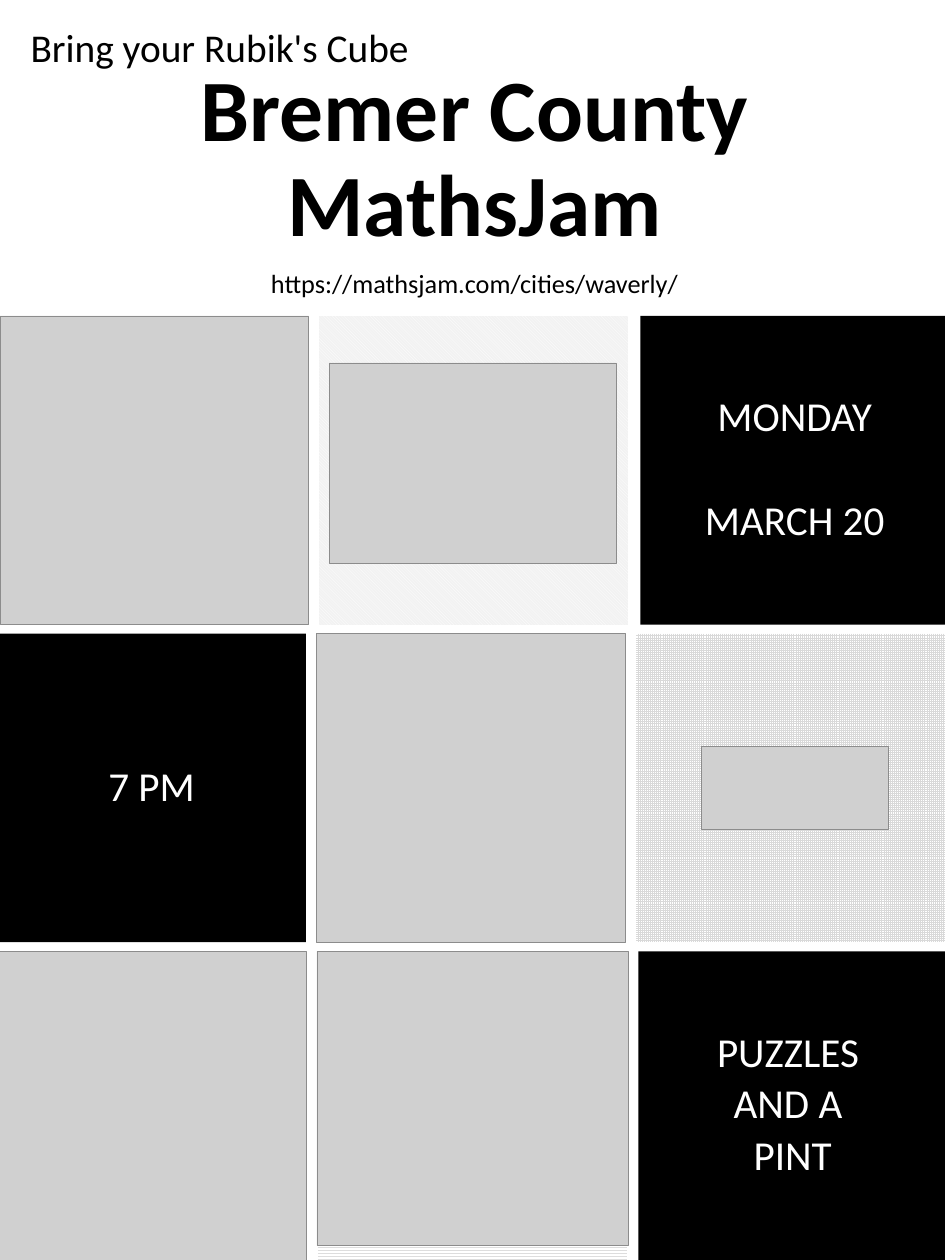
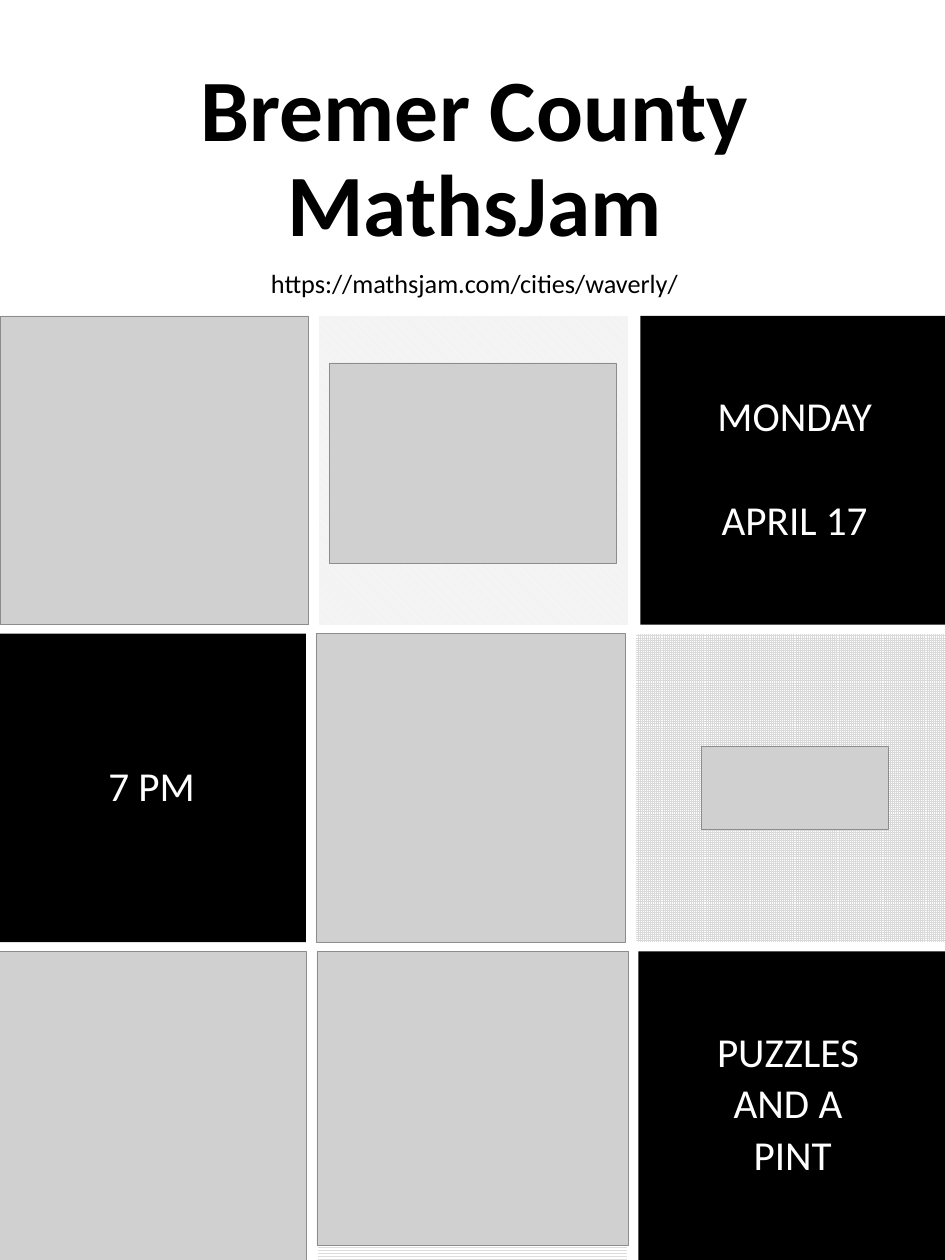
Before and after one commit to mbirgen/Waverly-MathsJams, a slide deck: slide 2 of MathsJam.pptx. Drawn at 945x1260 pixels with LibreOffice and Linux fonts; fonts in the diff are those of the drawing; grey boxes stand for pictures. Boxes give left, top, right and bottom in pixels: in the first picture for what was removed or moved away, otherwise in the second. Text is boxed around its words. In the diff, an @@ line names an element or a change of style, - is before the commit and + after.

Commit message:
April 2023 content

```diff
--- a/MathsJam.pptx
+++ b/MathsJam.pptx
@@ text removed at box(31, 34, 409, 69) @@
-Bring your Rubik's Cube
@@ text at box(722, 508, 868, 535): text changed @@
-MARCH 20
+APRIL 17
```
Also in this commit, not shown: 2 other files.
